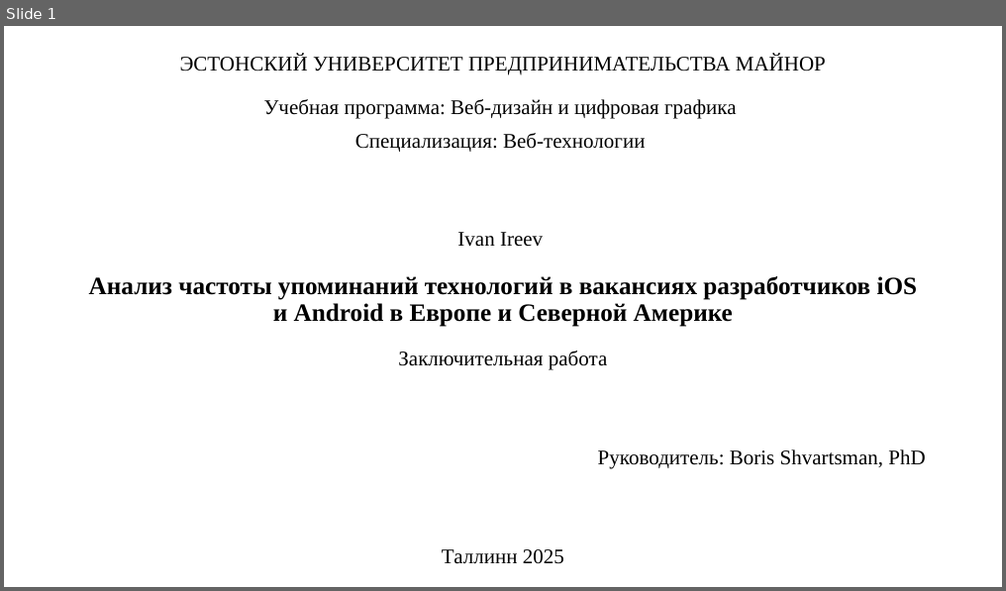
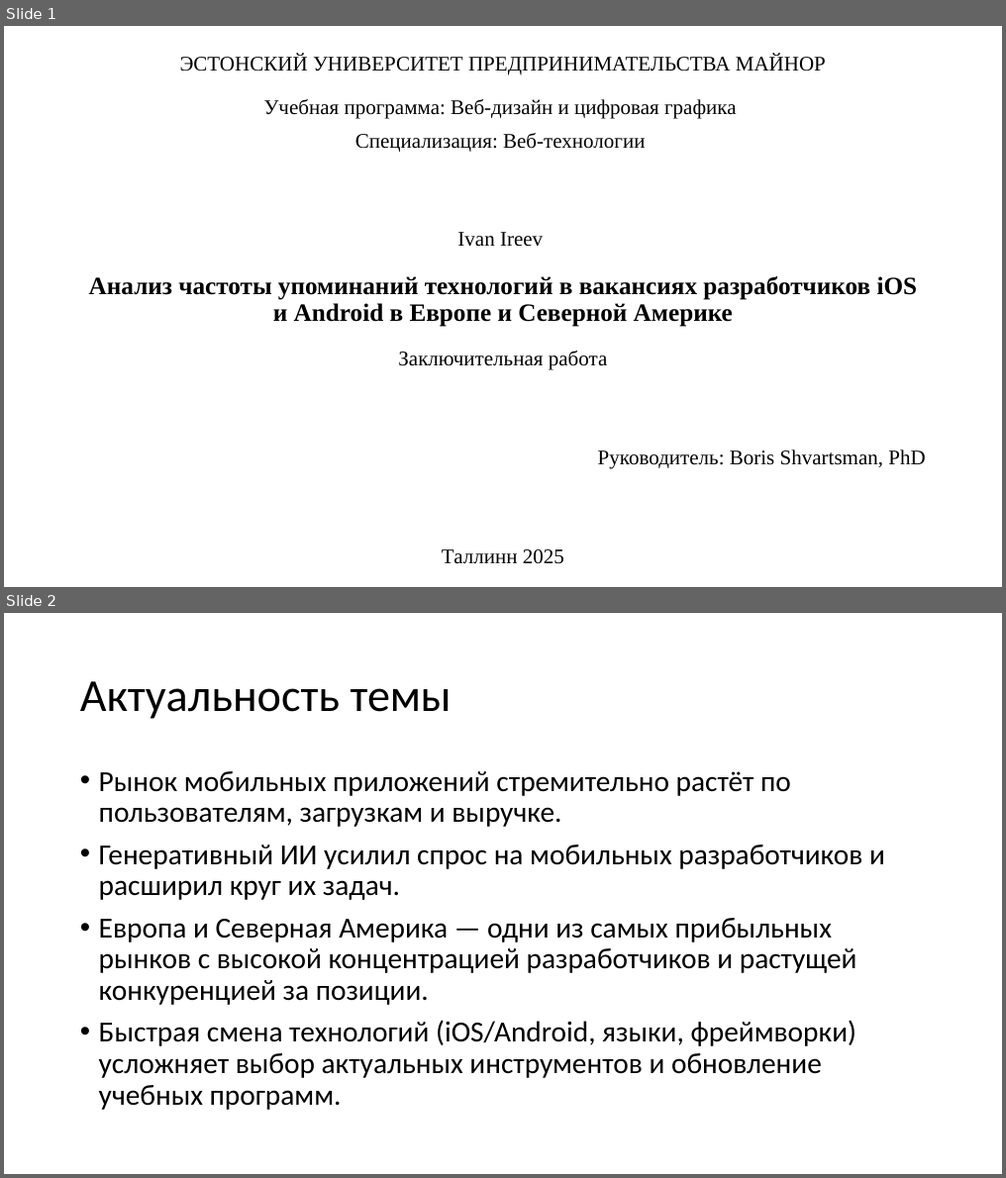
Before and after one commit to S0la1re/Research-work-new, a slide deck: Presentations of Bachelor's theses.pptx. Shown one above the other, each under a label of ours: slide 1 before the commit, slides 1 and 2 after it. The pictures are 1006x591 and 1006x1178 pixels, drawn with LibreOffice and Linux fonts; fonts in the diff are those of the drawing. Boxes give left, top, right and bottom in pixels: in the first picture for what was removed or moved away, otherwise in the second. Text is boxed around its words. In the diff, an @@ line names an element or a change of style, - is before the commit and + after.

```diff
--- a/Presentations of Bachelor's theses.pptx
+++ b/Presentations of Bachelor's theses.pptx
@@ slide 2 added at (4,613,1002,1174), background #FFFFFF @@
@@ title added at (80,681,451,719), 44 pt, text #000000 @@
+Актуальность темы
@@ text added at (99,771,885,1110), 28 pt, text #000000 @@
+• Рынок мобильных приложений стремительно растёт по пользователям, загрузкам и выручке.
+• Генеративный ИИ усилил спрос на мобильных разработчиков и расширил круг их задач.
+• Европа и Северная Америка — одни из самых прибыльных рынков с высокой концентрацией разработчиков и растущей конкуренцией за позиции.
+• Быстрая смена технологий (iOS/Android, языки, фреймворки) усложняет выбор актуальных инструментов и обновление учебных программ.
```
Also in this commit, not shown: 1 slide changed, 3 other slides added.
